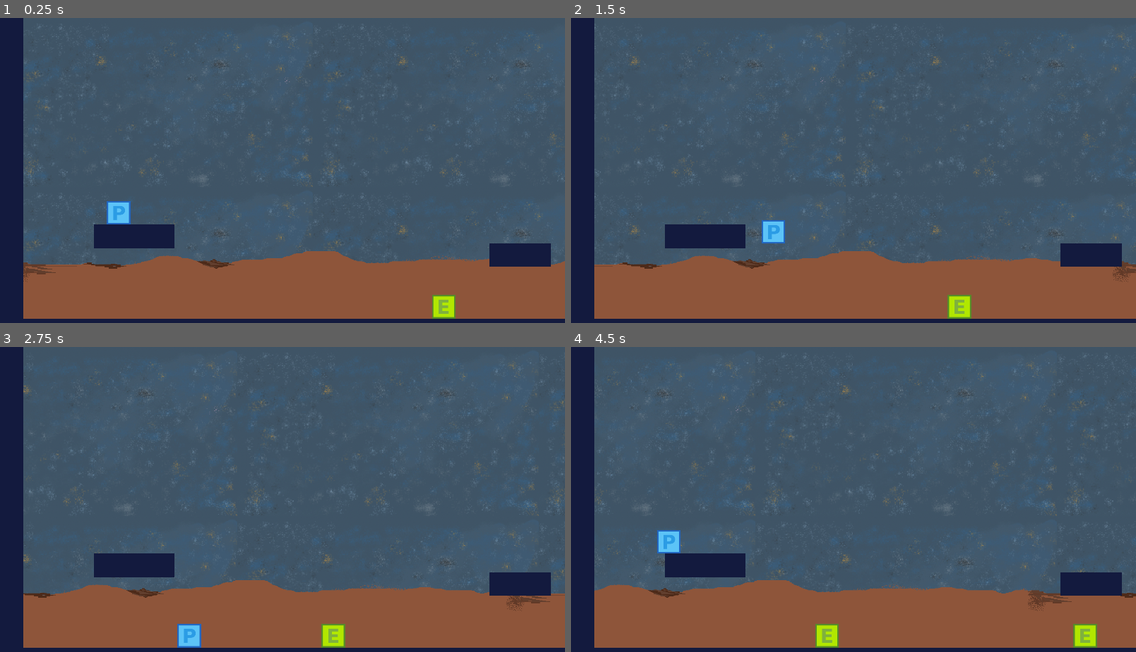
Above: before the commit, frames 1-4 (two rows, left to right).
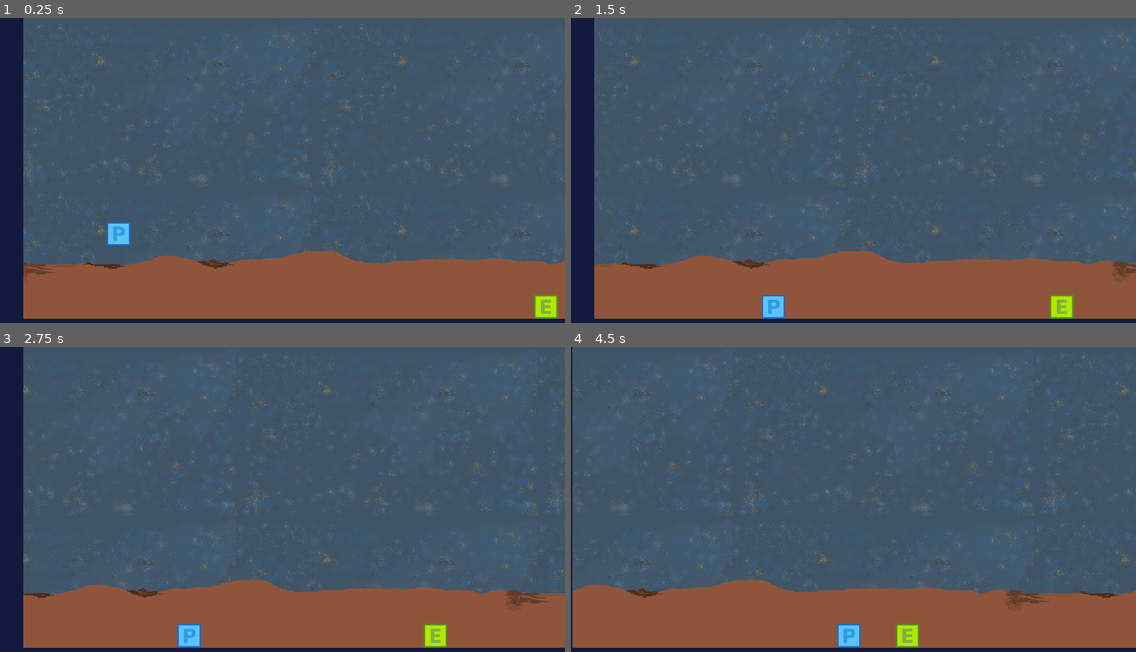
Above: after the commit, the same moments.

Repository: 13hnguyen/EchoWorld
Game: Godot game, scene res://Level/Level.tscn
Same seed, same stepped clock (60 frames per second), same inputs: the game is played once before the commit and once after it.
Inputs:
- Up to frame 1 (0.25 s): no input
- Up to frame 2 (1.5 s): hold D (move_right) from 0.53 s (still down); tap W (jump) at 0.77 s
- Up to frame 3 (2.75 s): tap W (jump) at 1.52 s; release D (move_right) at 2.03 s; hold Left (move_left) from 2.03 s (still down)
- Up to frame 4 (4.5 s): release Left (move_left) at 2.78 s; hold D (move_right) 2.78-4.28 s; tap W (jump) at 3.02, 3.77 s; hold Left (move_left) from 4.28 s (still down)

The runs differ from the first frame. In frame 1, 3.2% of the frame differs, in the area x 4-100%, y 2-99%; in frame 2, 3.6%; in frame 3, 2.9%; in frame 4, 9.4%, in the area x 0-100%, y 0-99%.

Commit message:
added portal to level so that the player is reset at beginning

Diff:
--- a/Final_Project/InfiniteScroll/InfiniteScroll.tscn
+++ b/Final_Project/InfiniteScroll/InfiniteScroll.tscn
@@ -24,8 +24,8 @@
 
 [node name="InfiniteScroll" type="TextureRect"]
 material = SubResource( 2 )
-margin_right = 40.0
-margin_bottom = 40.0
+margin_right = 1918.0
+margin_bottom = 1071.0
 texture = ExtResource( 1 )
 stretch_mode = 2
 script = ExtResource( 2 )
--- a/Final_Project/Level/Level.tscn
+++ b/Final_Project/Level/Level.tscn
@@ -8,6 +8,7 @@
 [ext_resource path="res://Enemy/Enemy.tscn" type="PackedScene" id=6]
 [ext_resource path="res://Art/universe.png" type="Texture" id=7]
 [ext_resource path="res://Art/ground.png" type="Texture" id=8]
+[ext_resource path="res://Portal/Portal.tscn" type="PackedScene" id=9]
 
 [sub_resource type="ConvexPolygonShape2D" id=1]
 points = PoolVector2Array( 0, 0, 80, 0, 80, 80, 0, 80 )
@@ -39,13 +40,14 @@
 script = ExtResource( 3 )
 
 [node name="Universe" parent="." instance=ExtResource( 5 )]
-margin_right = 1916.0
-margin_bottom = 1024.0
+margin_left = -2.0
+margin_right = 3917.0
 texture = ExtResource( 7 )
 
 [node name="Ground" parent="." instance=ExtResource( 5 )]
-margin_right = 1908.0
-margin_bottom = 1072.0
+margin_left = -2.37842
+margin_right = 3912.62
+margin_bottom = 1080.0
 texture = ExtResource( 8 )
 speed = 0.05
 
@@ -54,7 +56,7 @@
 collision_layer = 2
 collision_mask = 0
 format = 1
-tile_data = PoolIntArray( -327681, 0, 0, -393155, 0, 0, -262 …(390 unchanged characters)… 9, 0, 0, 589885, 0, 0, 720895, 0, 0, 655397, 0, 0, 655398, 0, 0, 655399, 0, 0, 655400, 0, 0, 655421, 0, 0, 786431, 0, 0, 720900, 0, 0, 720901, 0, 0, 720902, 0, 0, 720903, 0, 0, 720957, 0, 0, 851967, 0, 0, 786457, 0, 0, 786458, 0, 0, 786459, 0, 0, 786465, 0, 0, 786466, 0, 0, 786493, 0, 0, 917503, 0, 0, 852020, 0, 0, 852021, 0, 0, 852022, 0, 0, 852029, 0, 0, 983039, 0, 0, 9175 …(984 unchanged characters)…
+tile_data = PoolIntArray( -327681, 0, 0, -393155, 0, 0, -262 …(390 unchanged characters)… 9, 0, 0, 589885, 0, 0, 720895, 0, 0, 655421, 0, 0, 786431, 0, 0, 720957, 0, 0, 851967, 0, 0, 786493, 0, 0, 917503, 0, 0, 852029, 0, 0, 983039, 0, 0, 9175 …(984 unchanged characters)…
 
 [node name="Player" parent="." instance=ExtResource( 4 )]
 position = Vector2( 339.06, 675.253 )
@@ -62,17 +64,15 @@
 [node name="Enemy" parent="." groups=[
 "enemy",
 ] instance=ExtResource( 6 )]
-position = Vector2( 1481.13, 993.777 )
+position = Vector2( 1828.74, 1002.77 )
 
 [node name="Enemy2" parent="." groups=[
 "enemy",
 ] instance=ExtResource( 6 )]
-position = Vector2( 2358.37, 998.015 )
+position = Vector2( 3029.61, 998.015 )
 
-[node name="Enemy3" parent="." groups=[
-"enemy",
-] instance=ExtResource( 6 )]
-position = Vector2( 3657.27, 976.825 )
+[node name="Portal" parent="." instance=ExtResource( 9 )]
+position = Vector2( 3844.38, 1004.53 )
 
 [node name="BackgndMusic" type="AudioStreamPlayer" parent="."]
 stream = ExtResource( 1 )
--- a/Final_Project/Player/Player.gd
+++ b/Final_Project/Player/Player.gd
@@ -58,8 +58,8 @@
   velocity.y = -stompImpluse
 
 const level = [
-  { 'StartPosition' : Vector2(  163, 181 ), 'CameraLimits' : [  -64, 3984 ] },
-  { 'StartPosition' : Vector2( 4288, 181 ), 'CameraLimits' : [ 3904, 7952 ] }
+  { 'StartPosition' : Vector2(  163, 181 ), 'CameraLimits' : [  -64, 3984 ] }
+  # repeat object above inside this array when we starting adding new levels
   ]
 
 var currentLevel : = 0
--- /dev/null
+++ b/Final_Project/Portal/Portal.gd
@@ -0,0 +1,15 @@
+extends Area2D
+
+# Which level am I the portal for?
+export var whichLevel : = 0
+
+# The only body that could possibly enter this area is the
+#   Player (why is that so?).  All we have to do is tell the
+#   Player to go to the next level.
+func _on_Portal_body_entered( body : PhysicsBody2D ) -> void :
+  print( "Player entered the Portal for level %d." % [ whichLevel ] )
+
+  # When the portal on a level is entered by the player, we tell
+  #   the player to go to the next level, which is our level
+  #   number plus 1.
+  body.gotoLevel( whichLevel + 1 )
--- /dev/null
+++ b/Final_Project/Portal/Portal.tscn
@@ -0,0 +1,24 @@
+[gd_scene load_steps=4 format=2]
+
+[ext_resource path="res://Portal/Portal.gd" type="Script" id=1]
+[ext_resource path="res://Art/Portal-80x120.png" type="Texture" id=2]
+
+[sub_resource type="RectangleShape2D" id=1]
+extents = Vector2( 40, 60 )
+
+[node name="Portal" type="Area2D"]
+collision_layer = 0
+script = ExtResource( 1 )
+__meta__ = {
+"_edit_group_": true
+}
+
+[node name="Sprite" type="Sprite" parent="."]
+position = Vector2( 0, -60 )
+texture = ExtResource( 2 )
+
+[node name="CollisionShape2D" type="CollisionShape2D" parent="."]
+position = Vector2( 0, -60 )
+shape = SubResource( 1 )
+
+[connection signal="body_entered" from="." to="." method="_on_Portal_body_entered"]
Binary file added: Final_Project/Art/Portal-80x120.png
Not shown, added: Final_Project/Art/Portal-80x120.png.import
Not shown: 1 places in Final_Project/Level/Level.tscn that only renumber resources
